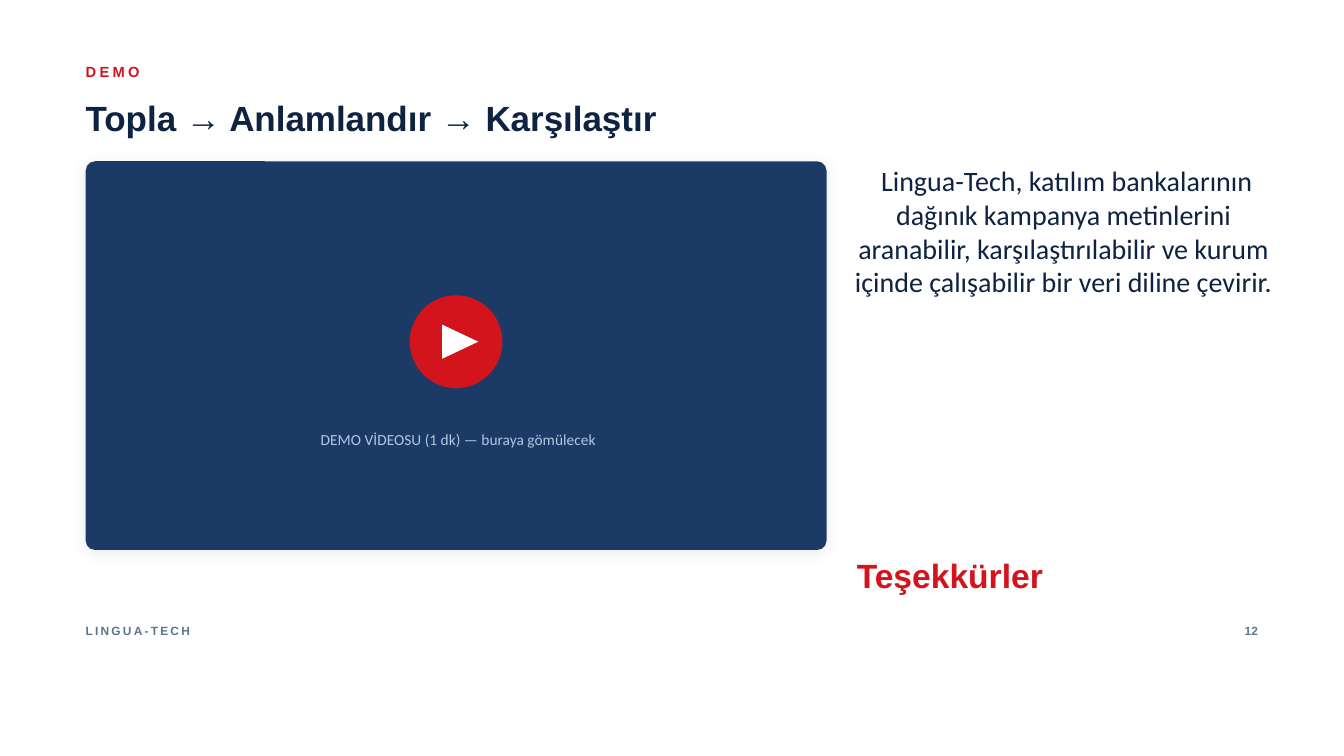
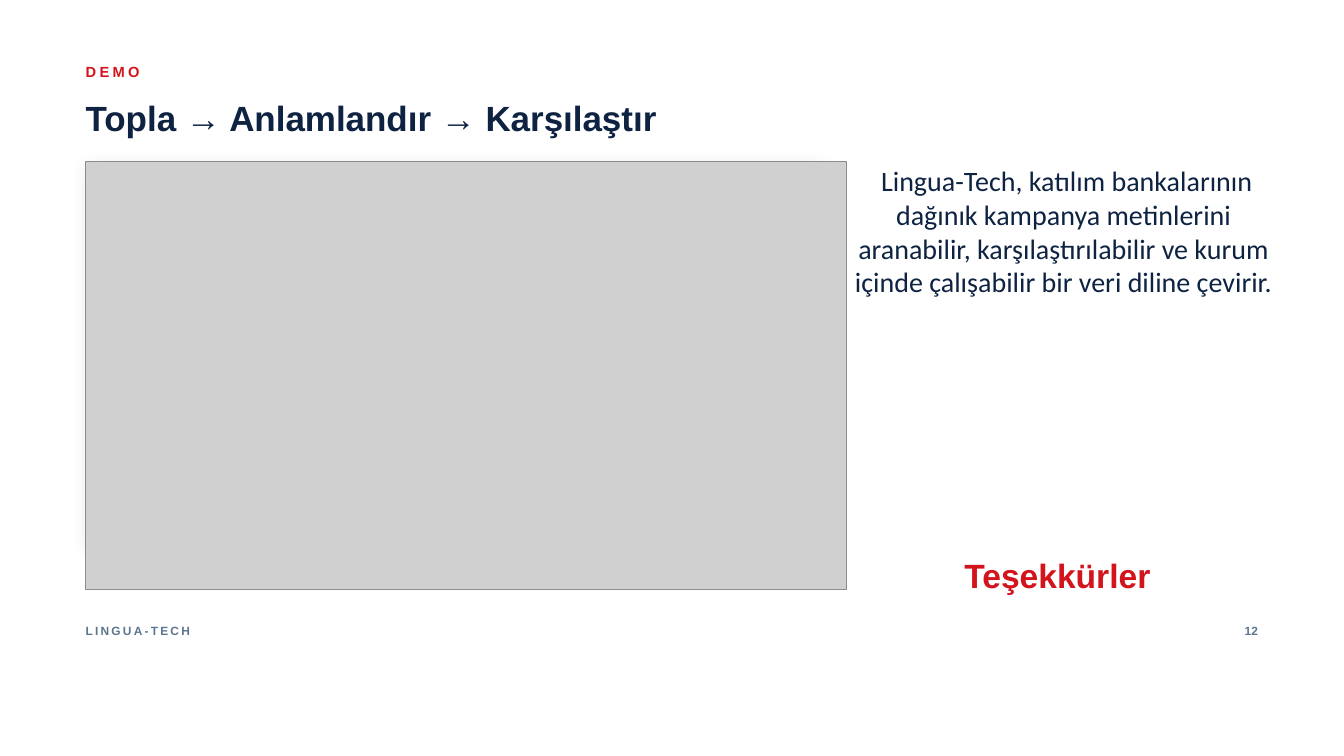
Before and after one commit to AUGM-IEEE-IKU-LINGUATECH/YapayZekaDilAjanlari, a slide deck: slide 13 of LinguaTechSunum.pptx. Drawn at 1344x756 pixels with LibreOffice and Linux fonts; fonts in the diff are those of the drawing; grey boxes stand for pictures; background and template pictures are left out. Boxes give left, top, right and bottom in pixels: in the first picture for what was removed or moved away, otherwise in the second. Text is boxed around its words. In the diff, an @@ line names an element or a change of style, - is before the commit and + after.

```diff
--- a/LinguaTechSunum.pptx
+++ b/LinguaTechSunum.pptx
@@ picture added at (86,161,847,590) @@
@@ ellipse removed at (410,295,503,388) @@
@@ triangle removed at (442,325,478,359) @@
@@ text removed at (321,432,595,448) @@
-DEMO VİDEOSU (1 dk) — buraya gömülecek
@@ text "Teşekkürler" at (964,563,1150,595): alignment left to centre @@
```
Also in this commit, not shown: 2 other slides changed, 12 other files.
